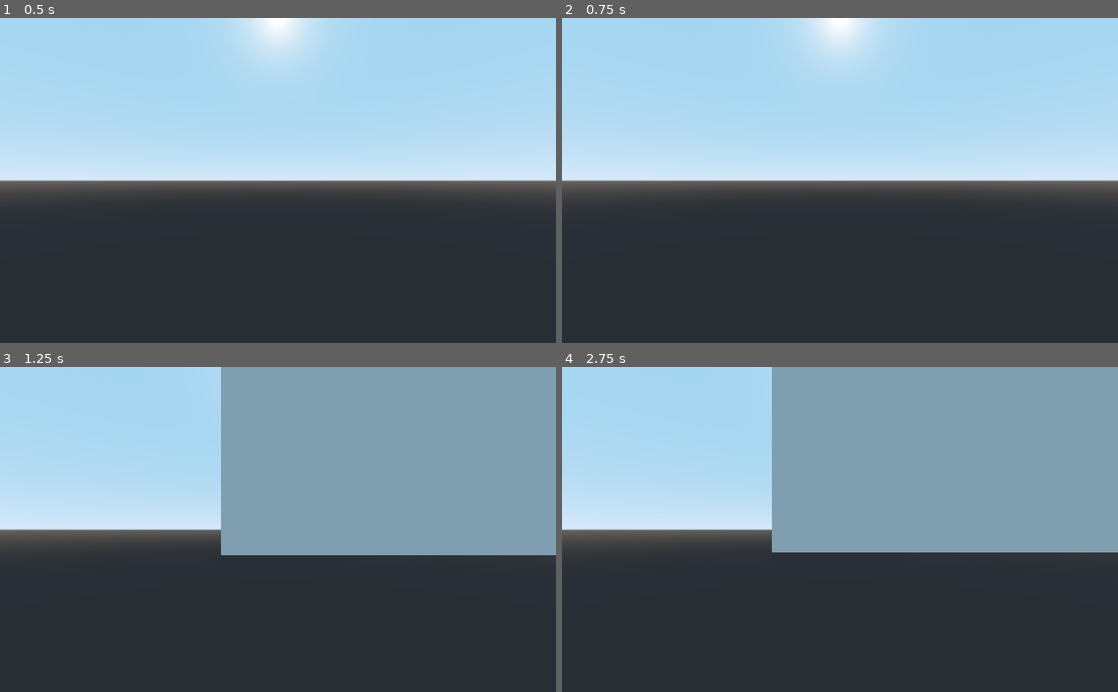
Above: before the commit, frames 1-4 (two rows, left to right).
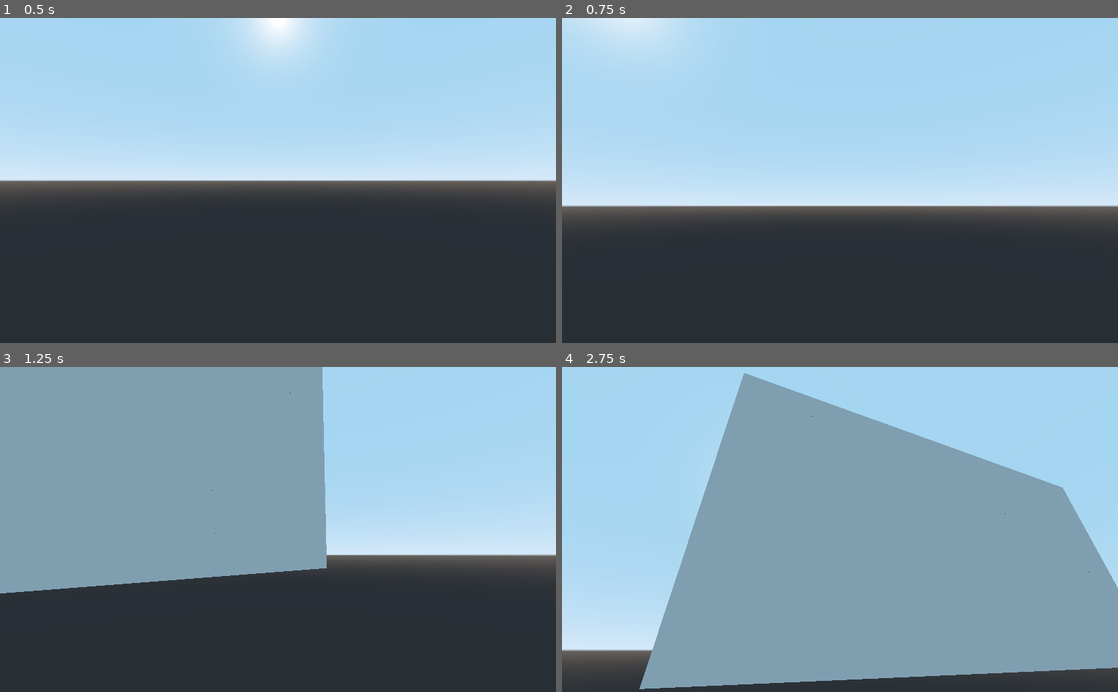
Above: after the commit, the same moments.

Repository: pragma-strict/Voxel-Playground-Godot
Game: Godot game, scene res://World.tscn
Two runs of this game, one before a commit and one after it. Both use one fixed random seed, a clock stepped at 60 frames per second and the inputs below.
Inputs (mouse positions are in pixels of both pictures, inside the frame that each line leads up to):
- Up to frame 1 (0.5 s): no input
- Up to frame 2 (0.75 s): tap Enter at 0.5 s; move the mouse to (962, 164) at 0.52 s; hold D (move_right, bound only after the commit) from 0.53 s (still down); click (962, 164) at 0.67 s
- Up to frame 3 (1.25 s): keep holding D (move_right, bound only after the commit); tap Space at 0.77 s
- Up to frame 4 (2.75 s): move the mouse to (728, 545) at 1.27 s; release D (move_right, bound only after the commit) at 1.28 s; hold S (move_backward, bound only after the commit) 1.28-2.03 s; click (728, 545) at 1.42 s; tap Space at 1.52 s; move the mouse to (895, 458) at 2.02 s; hold D (move_right, bound only after the commit) from 2.03 s (still down); click (895, 458) at 2.17 s

Frame 1 is identical in both runs. In frame 2, 15% of the frame differs, in the area x 0-100%, y 0-63%; in frame 3, 53%; in frame 4, 64%, in the area x 0-100%, y 0-100%.

Commit message:
Add debug camera controller

Diff:
--- a/Camera.gd
+++ /dev/null
@@ -1,17 +0,0 @@
-extends Camera
-
-export var move_speed = 0.2
-
-func _input(event):
-	if(Input.is_key_pressed(KEY_A)):
-		translate(Vector3(-move_speed, 0, 0))
-	elif(Input.is_key_pressed(KEY_D)):
-		translate(Vector3(move_speed, 0, 0))
-	if(Input.is_key_pressed(KEY_Q)):
-		translate(Vector3(0, -move_speed, 0))
-	elif(Input.is_key_pressed(KEY_E)):
-		translate(Vector3(0, move_speed, 0))
-	if(Input.is_key_pressed(KEY_W)):
-		translate(Vector3(0, 0, -move_speed))
-	elif(Input.is_key_pressed(KEY_S)):
-		translate(Vector3(0, 0, move_speed))
--- /dev/null
+++ b/DebugCamController.gd
@@ -0,0 +1,53 @@
+extends Camera
+
+export(float, 0.1, 1.0) var mouse_sensitivity = 0.1
+export(float, 1.0, 100.0) var movement_speed = 1.0
+export(Dictionary) var input_mappings = {
+	"forward" : "move_forward",
+	"backward" : "move_backward",
+	"left" : "move_left",
+	"right" : "move_right",
+	"up" : "move_up",
+	"down" : "move_down"
+	}
+
+var is_mouse_captured = false
+
+func _ready():
+	pass
+	#Input.set_mouse_mode(Input.MOUSE_MODE_CAPTURED)
+
+func _physics_process(delta):
+	if(Input.is_action_pressed(input_mappings["up"])):
+		global_translate(Vector3(0, movement_speed * delta, 0))
+
+	if(Input.is_action_pressed(input_mappings["down"])):
+		global_translate(Vector3(0, -movement_speed * delta, 0))
+
+	if(Input.is_action_pressed(input_mappings["right"])):
+		translate(Vector3(movement_speed * delta, 0, 0))
+
+	if(Input.is_action_pressed(input_mappings["left"])):
+		translate(Vector3(-movement_speed * delta, 0, 0))
+
+	if(Input.is_action_pressed(input_mappings["forward"])):
+		translate(Vector3(0, 0, -movement_speed * delta))
+
+	if(Input.is_action_pressed(input_mappings["backward"])):
+		translate(Vector3(0, 0, movement_speed * delta))
+
+func _input(event):
+	if (event is InputEventMouseMotion):
+		var mouse_motion = event.relative
+		global_rotate(Vector3(0, 1, 0), -deg2rad(mouse_motion.x) * mouse_sensitivity)
+		rotate_object_local(Vector3(1, 0, 0), -deg2rad(mouse_motion.y) * mouse_sensitivity)
+
+	if (event is InputEventMouseButton):
+		is_mouse_captured = true
+		Input.set_mouse_mode(Input.MOUSE_MODE_CAPTURED)
+
+	if (Input.is_action_pressed("ui_fullscreen")):
+		OS.window_fullscreen = !OS.window_fullscreen
+
+	if (Input.is_key_pressed(KEY_ESCAPE)):
+		get_tree().quit()
--- a/World.tscn
+++ b/World.tscn
@@ -1,7 +1,7 @@
 [gd_scene load_steps=3 format=2]
 
 [ext_resource path="res://Spatial.gd" type="Script" id=1]
-[ext_resource path="res://Camera.gd" type="Script" id=2]
+[ext_resource path="res://DebugCamController.gd" type="Script" id=2]
 
 [node name="Spatial" type="Spatial"]
 script = ExtResource( 1 )
@@ -9,3 +9,4 @@
 [node name="Camera" type="Camera" parent="."]
 transform = Transform( 1, 0, 0, 0, 1, 0, 0, 0, 1, 0, 0, 12.9878 )
 script = ExtResource( 2 )
+mouse_sensitivity = 0.208
--- a/project.godot
+++ b/project.godot
@@ -19,6 +19,39 @@
 run/main_scene="res://World.tscn"
 config/icon="res://icon.png"
 
+[input]
+
+move_right={
+"deadzone": 0.5,
+"events": [ Object(InputEventKey,"resource_local_to_scene":false,"resource_name":"","device":0,"alt":false,"shift":false,"control":false,"meta":false,"command":false,"pressed":false,"scancode":68,"unicode":0,"echo":false,"script":null)
+ ]
+}
+move_left={
+"deadzone": 0.5,
+"events": [ Object(InputEventKey,"resource_local_to_scene":false,"resource_name":"","device":0,"alt":false,"shift":false,"control":false,"meta":false,"command":false,"pressed":false,"scancode":65,"unicode":0,"echo":false,"script":null)
+ ]
+}
+move_up={
+"deadzone": 0.5,
+"events": [ Object(InputEventKey,"resource_local_to_scene":false,"resource_name":"","device":0,"alt":false,"shift":false,"control":false,"meta":false,"command":false,"pressed":false,"scancode":69,"unicode":0,"echo":false,"script":null)
+ ]
+}
+move_down={
+"deadzone": 0.5,
+"events": [ Object(InputEventKey,"resource_local_to_scene":false,"resource_name":"","device":0,"alt":false,"shift":false,"control":false,"meta":false,"command":false,"pressed":false,"scancode":81,"unicode":0,"echo":false,"script":null)
+ ]
+}
+move_forward={
+"deadzone": 0.5,
+"events": [ Object(InputEventKey,"resource_local_to_scene":false,"resource_name":"","device":0,"alt":false,"shift":false,"control":false,"meta":false,"command":false,"pressed":false,"scancode":87,"unicode":0,"echo":false,"script":null)
+ ]
+}
+move_backward={
+"deadzone": 0.5,
+"events": [ Object(InputEventKey,"resource_local_to_scene":false,"resource_name":"","device":0,"alt":false,"shift":false,"control":false,"meta":false,"command":false,"pressed":false,"scancode":83,"unicode":0,"echo":false,"script":null)
+ ]
+}
+
 [rendering]
 
 environment/default_environment="res://default_env.tres"
